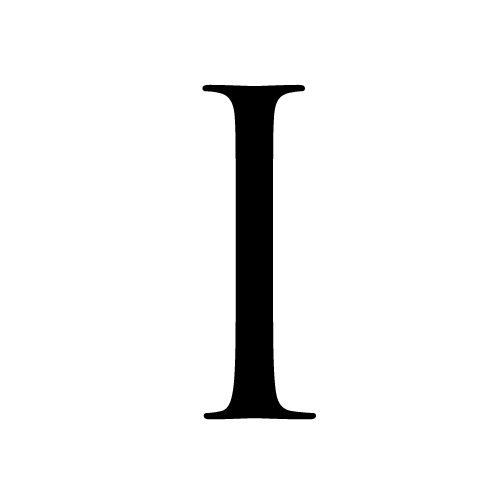
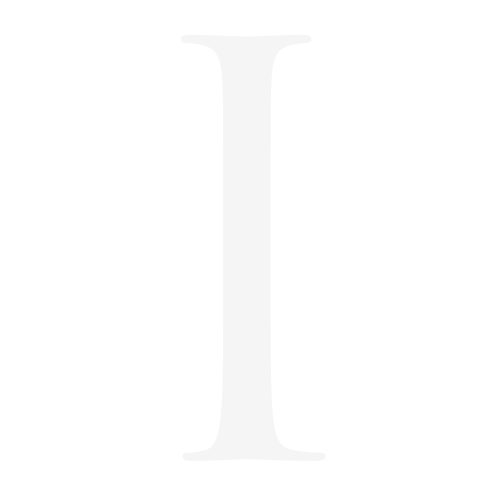
Revision of a layered 500px x 500px image; what changed, layer by layer:
painted on "I" over 181, 34, 326, 461
